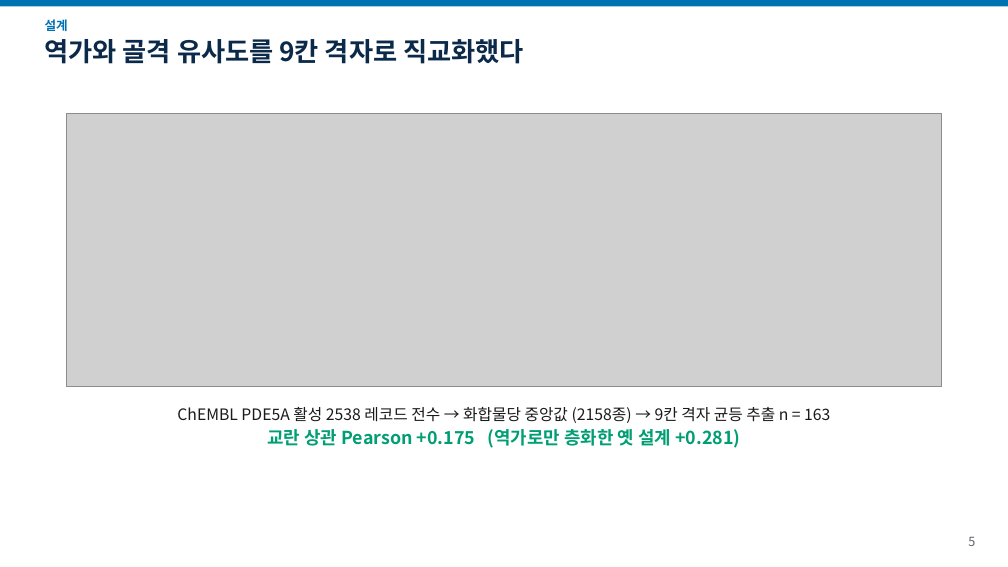
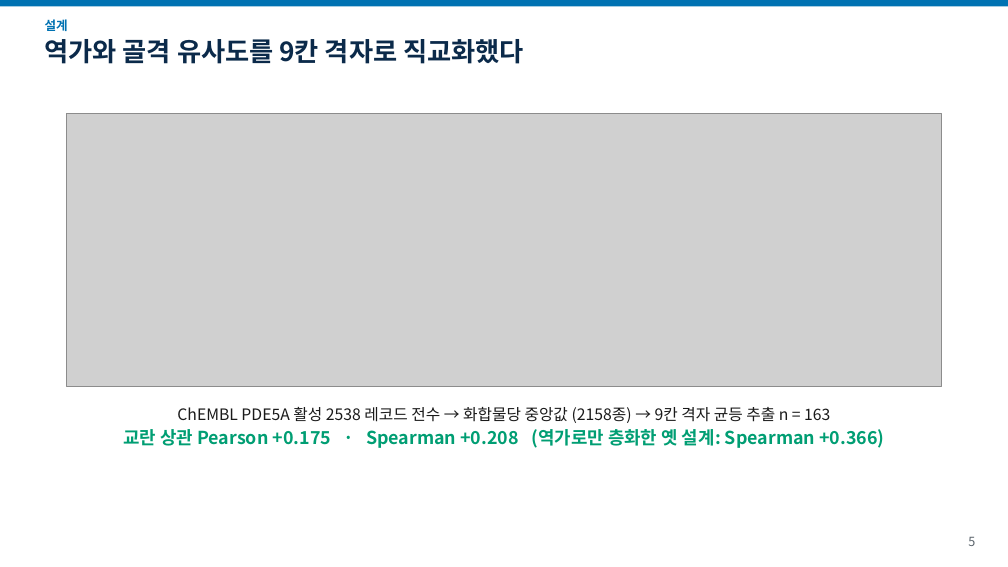
Before and after one commit to fourmodern/2025_aidrugdiscovery, a slide deck: slide 5 of 20260905/pde5_harness/sample_run/report/docs/talk_16x9.pptx. Drawn at 1008x567 pixels with LibreOffice and Linux fonts; fonts in the diff are those of the drawing; grey boxes stand for pictures. Boxes give left, top, right and bottom in pixels: in the first picture for what was removed or moved away, otherwise in the second. Text is boxed around its words. In the diff, an @@ line names an element or a change of style, - is before the commit and + after.

```diff
--- a/20260905/pde5_harness/sample_run/report/docs/talk_16x9.pptx
+++ b/20260905/pde5_harness/sample_run/report/docs/talk_16x9.pptx
@@ text at [123,429,884,448]: text changed @@
-교란 상관 Pearson +0.175 (역가로만 층화한 옛 설계 +0.281)
+교란 상관 Pearson +0.175 · Spearman +0.208 (역가로만 층화한 옛 설계: Spearman +0.366)
```
Also in this commit, not shown: 16 other files.
